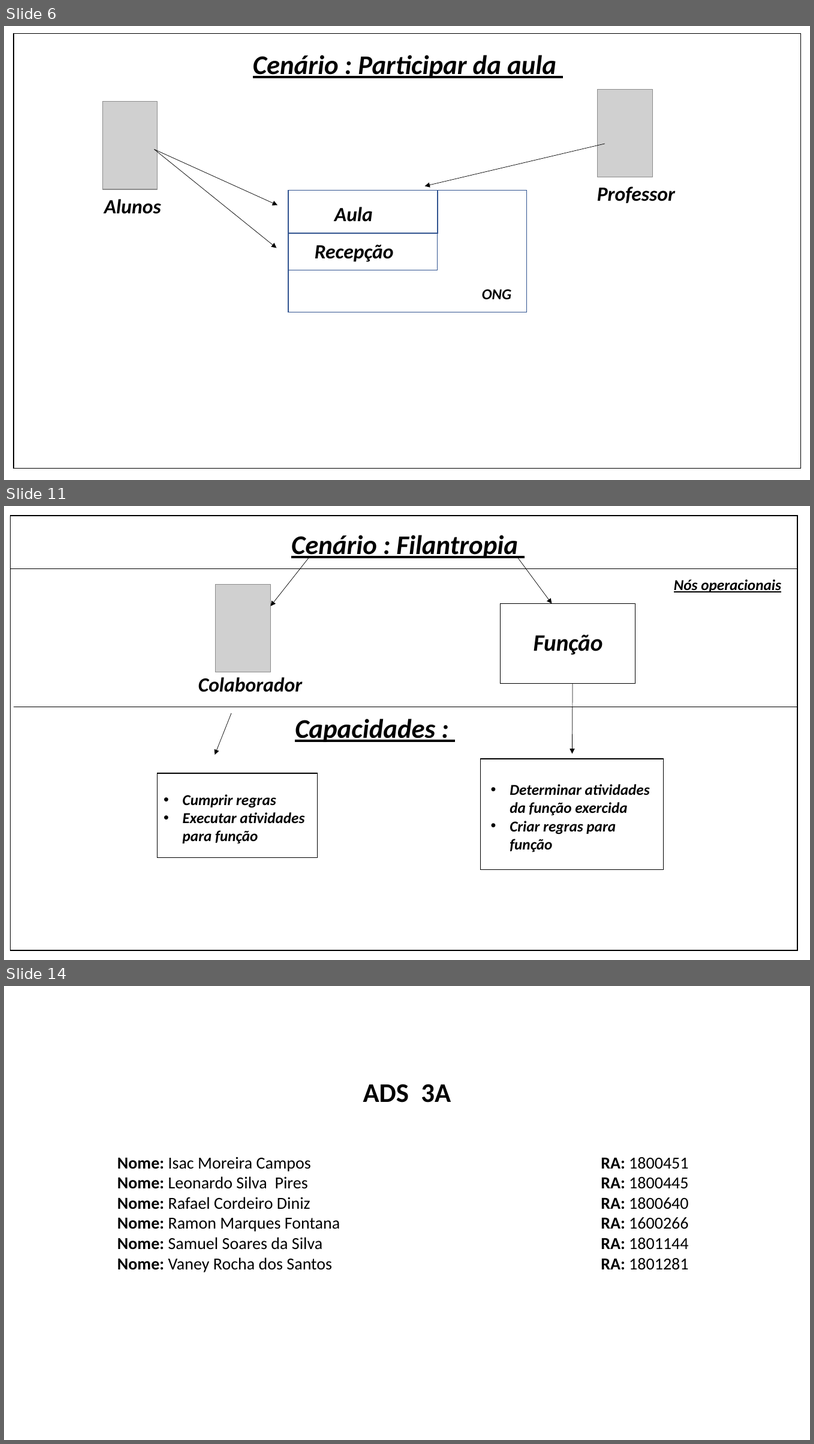
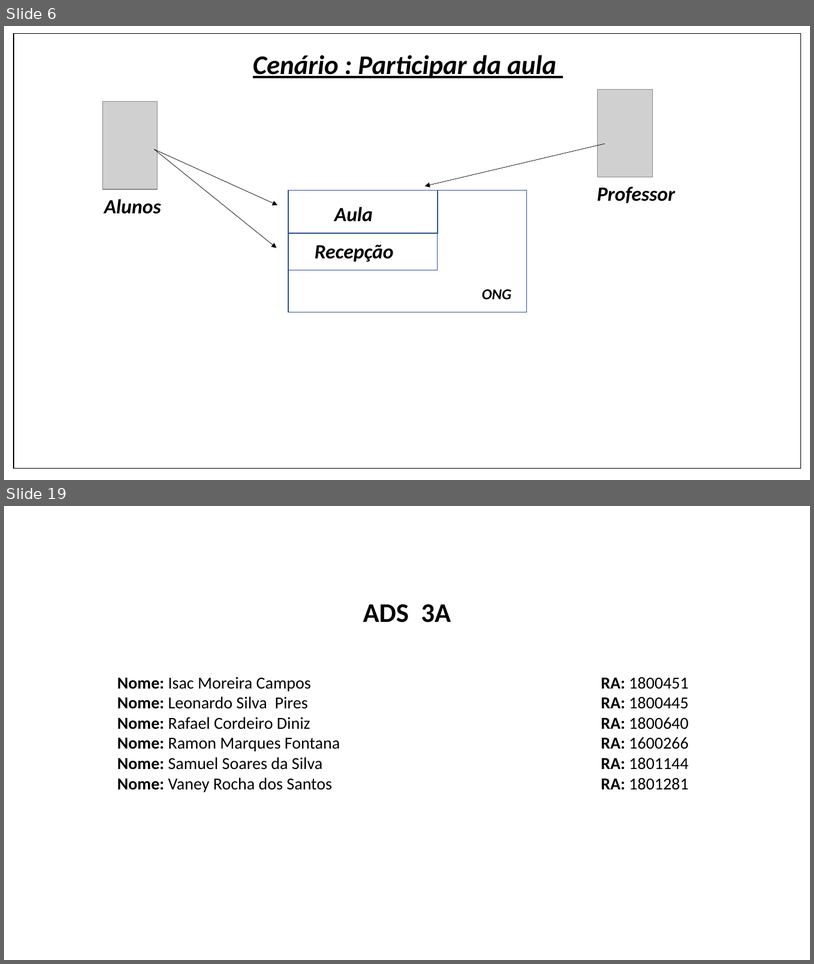
Before and after one commit to Ney-Rocha/OPE-3-semestre, a slide deck: cenario_de_negocio.pptx. Shown one above the other, each under a label of ours: slides 6, 11 and 14 before the commit, slides 6 and 19 after it; the slides between them are not shown. The pictures are 814x1444 and 814x964 pixels, drawn with LibreOffice and Linux fonts; fonts in the diff are those of the drawing; grey boxes stand for pictures. Boxes give left, top, right and bottom in pixels: in the first picture for what was removed or moved away, otherwise in the second. Text is boxed around its words. In the diff, an @@ line names an element or a change of style, - is before the commit and + after.

Commit message:
AC3 para VANey

```diff
--- a/cenario_de_negocio.pptx
+++ b/cenario_de_negocio.pptx
@@ slide 11 removed at bbox=[4, 506, 810, 960], background #FFFFFF @@
@@ rectangle removed at bbox=[11, 516, 798, 951] @@
@@ text removed at bbox=[291, 535, 518, 561] @@
-Cenário : Filantropia
@@ arrow removed from (309, 557) to (271, 606) @@
@@ arrow removed from (518, 557) to (552, 603) @@
@@ line removed from (11, 568) to (798, 568) @@
@@ picture removed at bbox=[216, 585, 271, 672] @@
@@ text removed at bbox=[674, 579, 782, 592] @@
-Nós operacionais
@@ rectangle removed at bbox=[501, 603, 636, 683] @@
@@ text removed at bbox=[534, 634, 603, 655] @@
-Função
@@ text removed at bbox=[198, 677, 302, 692] @@
-Colaborador
@@ arrow removed from (573, 684) to (573, 753) @@
@@ line removed from (14, 706) to (798, 706) @@
@@ arrow removed from (231, 713) to (215, 754) @@
@@ text removed at bbox=[295, 718, 435, 742] @@
-Capacidades :
@@ rectangle removed at bbox=[157, 773, 317, 857] @@
@@ rectangle removed at bbox=[481, 759, 664, 870] @@
@@ text removed at bbox=[510, 784, 650, 852] @@
-• Determinar atividades da função exercida
-• Criar regras para função
@@ text removed at bbox=[183, 794, 305, 843] @@
-• Cumprir regras
-• Executar atividades para função
@@ what was slide 14 is now slide 19 @@
```
Also in this commit, not shown: 9 slides changed, 7 slides added, 1 other slide removed.
